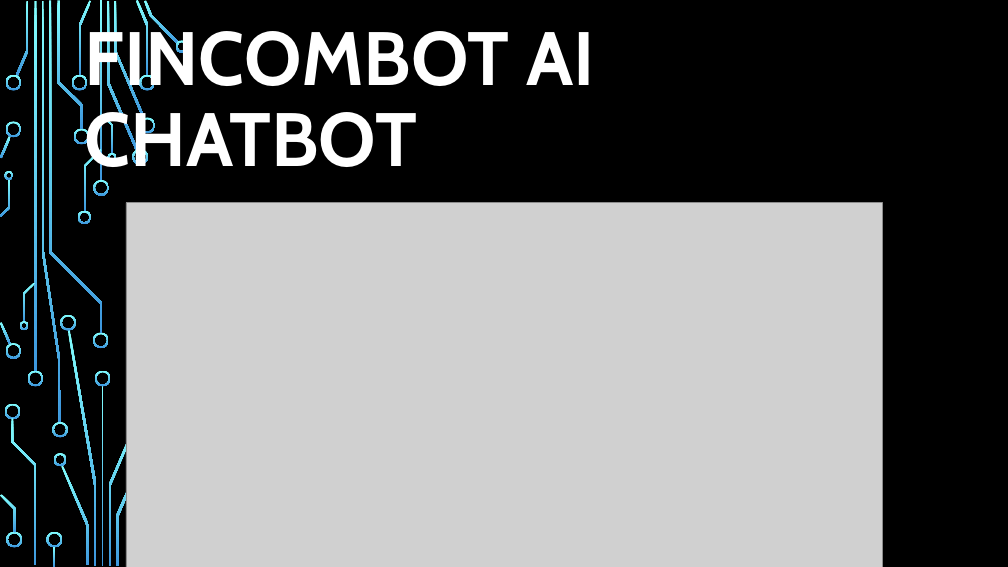
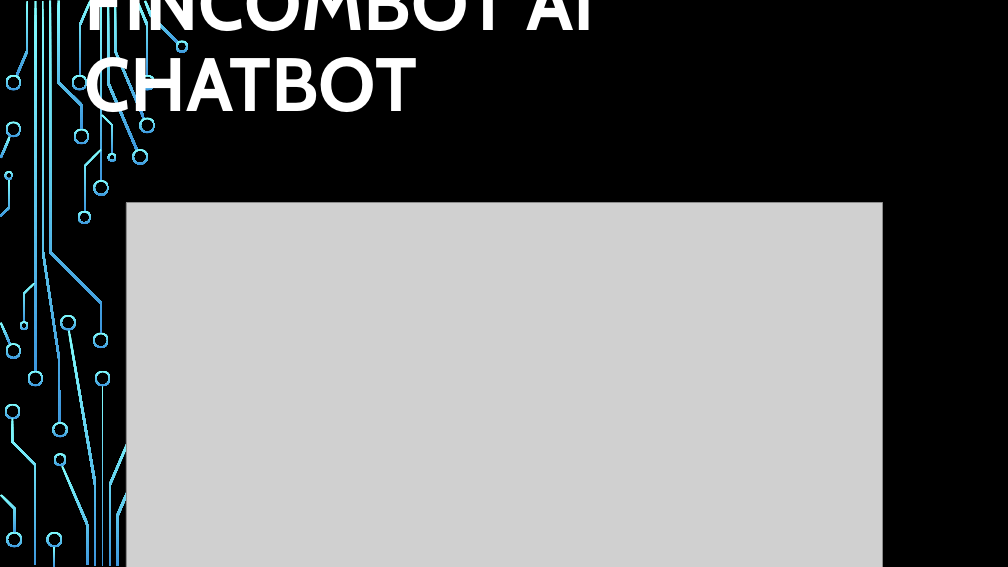
Before and after one commit to jodida01/Group_5_Capstone_Project, a slide deck: slide 1 of Presentation.pptx. Drawn at 1008x567 pixels with LibreOffice and Linux fonts; fonts in the diff are those of the drawing; grey boxes stand for pictures; background and template pictures are left out. Boxes give left, top, right and bottom in pixels: in the first picture for what was removed or moved away, otherwise in the second. Text is boxed around its words. In the diff, an @@ line names an element or a change of style, - is before the commit and + after.

```diff
--- a/Presentation.pptx
+++ b/Presentation.pptx
@@ title "FINCOMBOT AI CHATBOT" rewrapped from [84,21,596,183] to [84,0,596,128] @@
```
Also in this commit, not shown: 1 other slide changed, 1 slide added, 2 other files.
